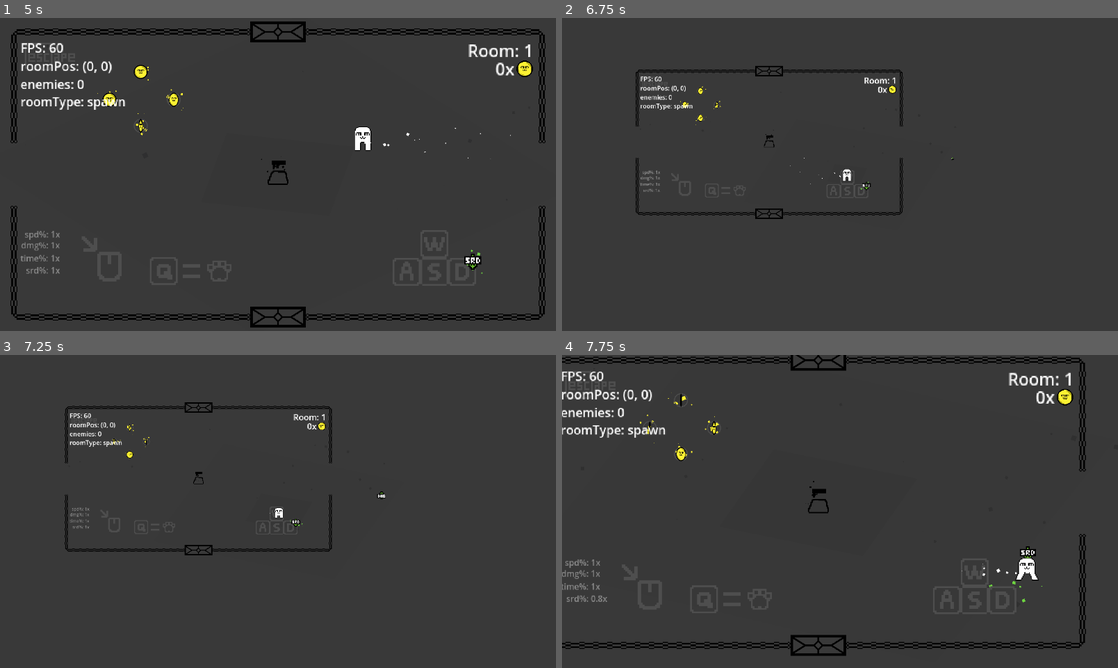
Above: before the commit, frames 1-4 (two rows, left to right).
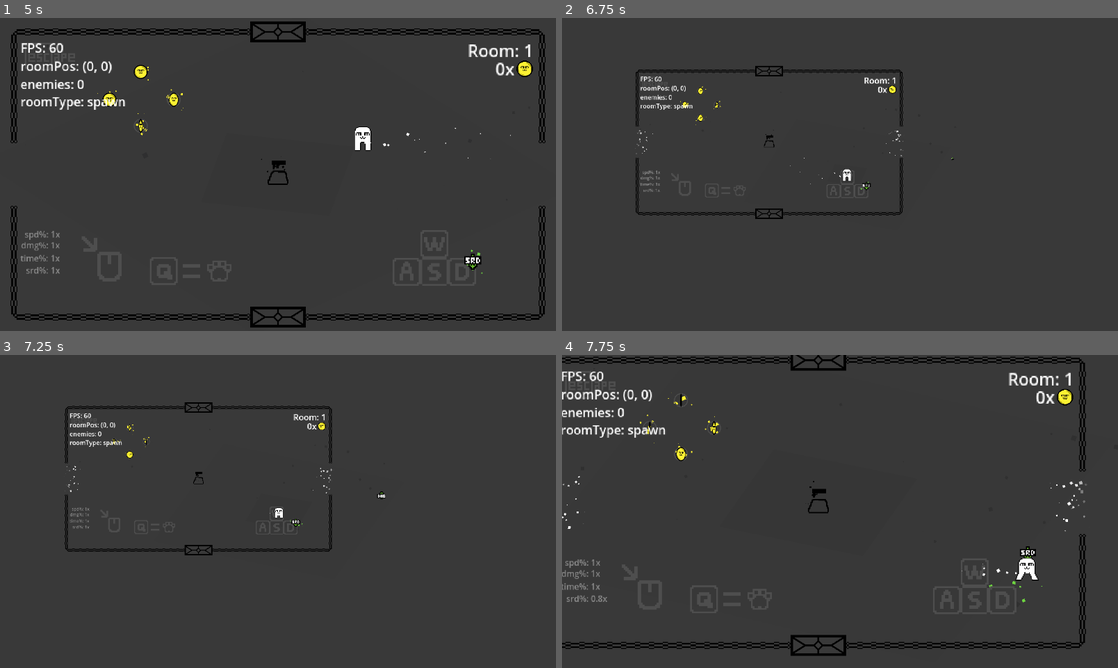
Above: after the commit, the same moments.

Repository: Jurgwem/roguelike
Game: Godot game, scene res://SCENES/game.tscn
Two runs of this game, one before a commit and one after it. Both use one fixed random seed, a clock stepped at 60 frames per second and the inputs below. This scene is started directly instead of the project's main scene.
Inputs (mouse positions are in pixels of both pictures, inside the frame that each line leads up to):
- Up to frame 1 (5 s): move the mouse to (400, 158) at 0.52 s; hold D (right) 0.53-1.28 s; tap Alt (dev) at 0.6, 2.85 s; move the mouse to (166, 190) at 1.27 s; hold S (down) 1.28-2.03 s; click (166, 190) at 1.35 s; move the mouse to (333, 105) at 2.02 s; hold D (right) 2.03-2.78 s; tap Q (unequip) at 2.1, 4.35 s; tap Enter at 2.75 s; move the mouse to (250, 237) at 2.77 s; hold U (debugUpgrade) 2.78-3.53 s; move the mouse to (444, 221) at 3.52 s; press the mouse at (444, 221) at 3.53 s; hold A (left) from 3.53 s (still down); move the mouse to (111, 127) at 4.27 s; release the mouse at (111, 127) at 4.28 s
- Up to frame 2 (6.75 s): move the mouse to (867, 174) at 5.02 s; release A (left) at 5.03 s; hold S (down) 5.03-5.78 s; tap Alt (dev) at 5.1 s; move the mouse to (756, 96) at 5.77 s; hold D (right) 5.78-6.53 s; click (756, 96) at 5.85 s; move the mouse to (962, 158) at 6.52 s; hold U (debugUpgrade) from 6.53 s (still down); tap Q (unequip) at 6.6 s
- Up to frame 3 (7.25 s): keep holding U (debugUpgrade)
- Up to frame 4 (7.75 s): move the mouse to (728, 527) at 7.27 s; release U (debugUpgrade) at 7.28 s; hold D (right) from 7.28 s (still down); tap Alt (dev) at 7.35 s

Frame 1 is identical in both runs. In frame 2, less than 0.1% of the frame differs, in the area x 13-62%, y 35-45%; in frame 3, less than 0.1%; in frame 4, less than 0.1%, in the area x 0-95%, y 38-57%.

Commit message:
particle majig

Diff:
--- a/INST/room.tscn
+++ b/INST/room.tscn
@@ -39,7 +39,6 @@
 scale_min = 2.0
 scale_max = 8.0
 scale_curve = SubResource("CurveTexture_fih8v")
-color = Color(0.81, 0, 0, 1)
 color_ramp = SubResource("GradientTexture1D_7xkns")
 
 [sub_resource type="SegmentShape2D" id="SegmentShape2D_bi0tn"]
@@ -92,6 +91,10 @@
 process_material = SubResource("ParticleProcessMaterial_8ji0w")
 lifetime = 2.0
 
+[node name="hasDoor" type="RayCast2D" parent="Room_Iterate/Left_Gen"]
+position = Vector2(-623, -82)
+target_position = Vector2(0, 23)
+
 [node name="Right_Gen" type="Area2D" parent="Room_Iterate"]
 script = ExtResource("3_n48xt")
 direction = "right"
@@ -110,6 +113,10 @@
 process_material = SubResource("ParticleProcessMaterial_8ji0w")
 lifetime = 2.0
 
+[node name="hasDoor" type="RayCast2D" parent="Room_Iterate/Right_Gen"]
+position = Vector2(623, 80)
+target_position = Vector2(-1, -23)
+
 [node name="up_Gen" type="Area2D" parent="Room_Iterate"]
 script = ExtResource("3_n48xt")
 direction = "up"
@@ -126,6 +133,10 @@
 amount = 32
 process_material = SubResource("ParticleProcessMaterial_8ji0w")
 lifetime = 2.0
+
+[node name="hasDoor" type="RayCast2D" parent="Room_Iterate/up_Gen"]
+position = Vector2(73, -343)
+target_position = Vector2(-30, 0)
 
 [node name="down_Gen" type="Area2D" parent="Room_Iterate"]
 script = ExtResource("3_n48xt")
@@ -145,6 +156,10 @@
 process_material = SubResource("ParticleProcessMaterial_8ji0w")
 lifetime = 2.0
 
+[node name="hasDoor" type="RayCast2D" parent="Room_Iterate/down_Gen"]
+position = Vector2(-74, 343)
+target_position = Vector2(19, 0)
+
 [node name="rock" parent="Room_Iterate" instance=ExtResource("4_t1by3")]
 
 [connection signal="body_entered" from="Room_Iterate/Left_Gen" to="Room_Iterate/Left_Gen" method="_on_body_entered"]
--- a/SCENES/game.tscn
+++ b/SCENES/game.tscn
@@ -256,7 +256,6 @@
 scale_min = 2.0
 scale_max = 8.0
 scale_curve = SubResource("CurveTexture_dyggw")
-color = Color(0.81, 0, 0, 1)
 color_ramp = SubResource("GradientTexture1D_eofw6")
 
 [sub_resource type="SegmentShape2D" id="SegmentShape2D_viooj"]
@@ -293,7 +292,6 @@
 scale_min = 2.0
 scale_max = 8.0
 scale_curve = SubResource("CurveTexture_pjqvt")
-color = Color(0.81, 0, 0, 1)
 color_ramp = SubResource("GradientTexture1D_khcn2")
 
 [sub_resource type="SegmentShape2D" id="SegmentShape2D_rukig"]
@@ -330,7 +328,6 @@
 scale_min = 2.0
 scale_max = 8.0
 scale_curve = SubResource("CurveTexture_6p4gw")
-color = Color(0.81, 0, 0, 1)
 color_ramp = SubResource("GradientTexture1D_rtuvt")
 
 [sub_resource type="SegmentShape2D" id="SegmentShape2D_l4a33"]
@@ -367,7 +364,6 @@
 scale_min = 2.0
 scale_max = 8.0
 scale_curve = SubResource("CurveTexture_e5e05")
-color = Color(0.81, 0, 0, 1)
 color_ramp = SubResource("GradientTexture1D_dkgf5")
 
 [sub_resource type="AtlasTexture" id="AtlasTexture_f1qsr"]
@@ -550,6 +546,10 @@
 process_material = SubResource("ParticleProcessMaterial_5cpmo")
 lifetime = 2.0
 
+[node name="hasDoor" type="RayCast2D" parent="spawnRoom/Left_Gen"]
+position = Vector2(-623, -82)
+target_position = Vector2(0, 23)
+
 [node name="right_gen" type="Area2D" parent="spawnRoom"]
 script = ExtResource("4_dlrv3")
 direction = "right"
@@ -568,6 +568,10 @@
 process_material = SubResource("ParticleProcessMaterial_6v5av")
 lifetime = 2.0
 
+[node name="hasDoor" type="RayCast2D" parent="spawnRoom/right_gen"]
+position = Vector2(623, 80)
+target_position = Vector2(-1, -23)
+
 [node name="up_gen" type="Area2D" parent="spawnRoom"]
 script = ExtResource("4_dlrv3")
 direction = "up"
@@ -584,6 +588,10 @@
 amount = 32
 process_material = SubResource("ParticleProcessMaterial_wckfx")
 lifetime = 2.0
+
+[node name="hasDoor" type="RayCast2D" parent="spawnRoom/up_gen"]
+position = Vector2(73, -343)
+target_position = Vector2(-30, 0)
 
 [node name="down_gen" type="Area2D" parent="spawnRoom"]
 script = ExtResource("4_dlrv3")
@@ -602,6 +610,10 @@
 amount = 32
 process_material = SubResource("ParticleProcessMaterial_g6ybk")
 lifetime = 2.0
+
+[node name="hasDoor" type="RayCast2D" parent="spawnRoom/down_gen"]
+position = Vector2(-74, 343)
+target_position = Vector2(19, 0)
 
 [node name="spawnCoins" type="Node2D" parent="spawnRoom"]
 position = Vector2(-316, -172)
--- a/SCRIPTS/gen_room.gd
+++ b/SCRIPTS/gen_room.gd
@@ -5,6 +5,7 @@
 @onready var room : Resource = load("res://INST/room.tscn");
 @onready var door : Resource = load("res://INST/wall.tscn")
 @onready var raycast : RayCast2D = $raycast;
+@onready var hasDoor : RayCast2D = $hasDoor;
 
 var timer : float = 0.0
 var x : int = 0;
@@ -26,8 +27,8 @@
 
 func _process(delta):
 	timer += delta
-	if timer >= 10.0:
-		if !raycast.is_colliding():
+	if timer >= 5.0:
+		if !raycast.is_colliding() and !hasDoor.is_colliding():
 			$newRoomIndicator.emitting = true;
 		else:
 			$newRoomIndicator.emitting = false;
Binary file changed: LOOT/items.aseprite
